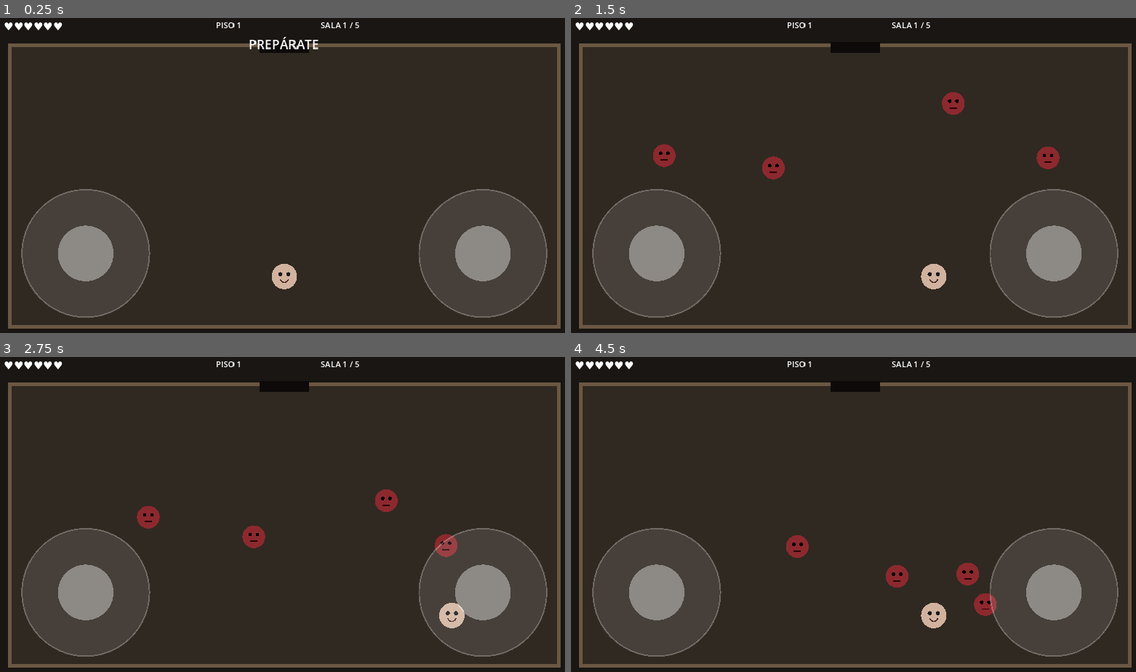
Above: before the commit, frames 1-4 (two rows, left to right).
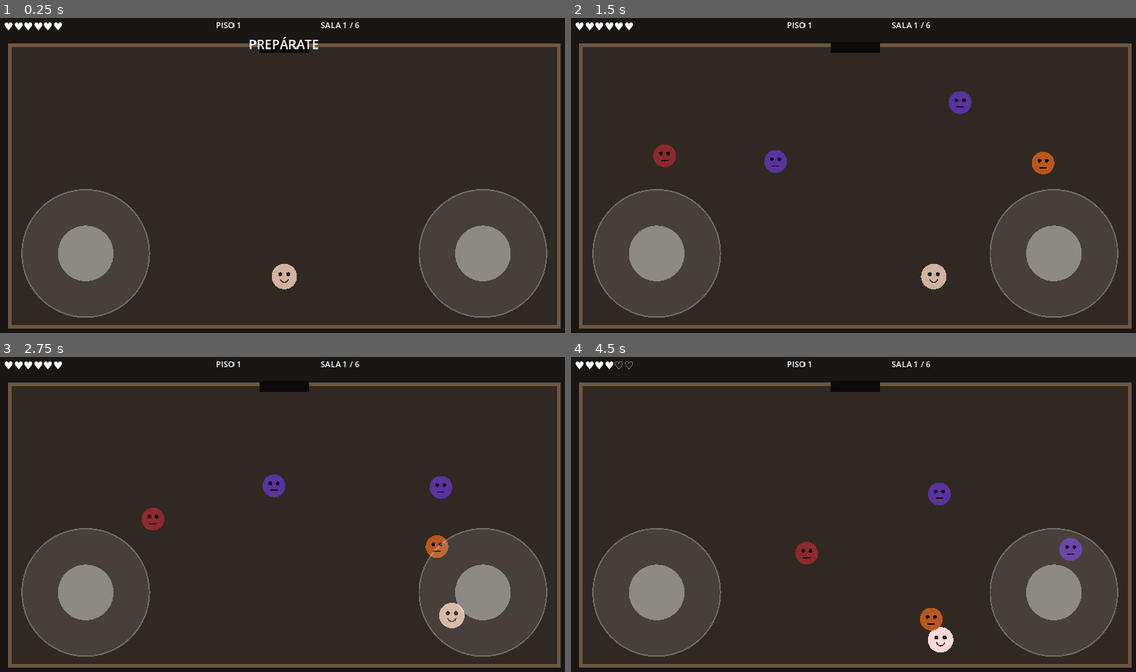
Above: after the commit, the same moments.

Repository: LoloscarPrr/Binding-of-Ismael
Game: Godot game, scene res://scenes/main.tscn
The game is run twice, just before and just after one commit, with the same random seed, the same clock (stepped at 60 frames per second) and the same inputs.
Inputs (mouse positions are in pixels of both pictures, inside the frame that each line leads up to):
- Up to frame 1 (0.25 s): no input
- Up to frame 2 (1.5 s): tap Enter at 0.5 s; move the mouse to (983, 159) at 0.52 s; hold D (move_right) 0.53-1.25 s; click (983, 159) at 0.67 s; drag from (740, 194) to (825, 241) at 1.27 s
- Up to frame 3 (2.75 s): move the mouse to (344, 442) at 2.02 s; hold D (move_right) from 2.03 s (still down)
- Up to frame 4 (4.5 s): release D (move_right) at 2.75 s; drag from (825, 580) to (678, 467) at 2.77 s; move the mouse to (1028, 564) at 3.52 s; hold A (move_left) 3.53-4.25 s; drag from (678, 467) to (768, 432) at 4.27 s

The runs differ from the first frame. In frame 1, less than 0.1% of the frame differs, in the area x 62-64%, y 1-4%; in frame 2, 1.0%; in frame 3, 1.4%; in frame 4, 2.1%, in the area x 7-91%, y 1-94%.

Commit message:
feat: add varied encounters rewards and floor bosses

Diff:
--- a/scripts/main.gd
+++ b/scripts/main.gd
@@ -1,9 +1,9 @@
 extends Node2D
 
-const TOTAL_ROOMS := 5
+const TOTAL_ROOMS := 6
 const TOTAL_FLOORS := 2
 const ROOM_ENTRY_DELAY := 0.65
-const FLOOR_TRANSITION_DELAY := 1.15
+const FLOOR_TRANSITION_DELAY := 1.35
 const ENEMY_ACTIVATION_DELAY := 0.70
 const MIN_ENEMY_SEPARATION_RATIO := 0.16
 
@@ -19,12 +19,14 @@
 var room_rect := Rect2()
 var _enemies_alive := 0
 var _game_over := false
+var _run_complete := false
 var _floor_index := 1
 var _room_index := 1
 var _room_cleared := false
 var _transition_locked := false
 var _spawn_generation := 0
 var _rooms_cleared_total := 0
+var _room_kind := "combate"
 
 func _ready() -> void:
 	get_viewport().size_changed.connect(_on_viewport_size_changed)
@@ -47,37 +49,90 @@
 	_room_cleared = false
 	_transition_locked = true
 	_enemies_alive = 0
+	_room_kind = _get_room_kind()
 	room_label.text = "SALA %d / %d" % [_room_index, TOTAL_ROOMS]
 	floor_label.text = "PISO %d" % _floor_index
-	status_label.text = "PREPÁRATE"
+	status_label.text = _room_title()
 	reward_label.text = ""
 	player.position = _room_entry_position(from_door)
 	player.velocity = Vector2.ZERO
 	player.move_input = Vector2.ZERO
 	player.aim_input = Vector2.ZERO
 	queue_redraw()
-	_spawn_room_after_entry(generation)
+	if _room_kind == "recompensa":
+		_open_reward_room(generation)
+	else:
+		_spawn_room_after_entry(generation)
+
+func _get_room_kind() -> String:
+	if _room_index == TOTAL_ROOMS:
+		return "jefe"
+	if _room_index == 4:
+		return "recompensa"
+	if _room_index == 2:
+		return "emboscada"
+	return "combate"
+
+func _room_title() -> String:
+	match _room_kind:
+		"jefe": return "GUARDIÁN DEL PISO"
+		"recompensa": return "CÁMARA DE OFRENDA"
+		"emboscada": return "EMBOSCADA"
+		_: return "PREPÁRATE"
+
+func _open_reward_room(generation: int) -> void:
+	await get_tree().create_timer(ROOM_ENTRY_DELAY).timeout
+	if generation != _spawn_generation or _game_over:
+		return
+	var reward_text := ""
+	if (_floor_index + _rooms_cleared_total) % 2 == 0:
+		player.move_speed += 18.0
+		reward_text = "OFRENDA RECOGIDA: + MOVIMIENTO"
+	else:
+		player.fire_rate = maxf(0.10, player.fire_rate - 0.018)
+		reward_text = "OFRENDA RECOGIDA: + CADENCIA"
+	reward_label.text = reward_text
+	status_label.text = "CÁMARA DESPEJADA"
+	_room_cleared = true
+	_transition_locked = false
+	queue_redraw()
 
 func _spawn_room_after_entry(generation: int) -> void:
 	await get_tree().create_timer(ROOM_ENTRY_DELAY).timeout
 	if generation != _spawn_generation or _game_over:
 		return
-	var count: int = mini(2 + _room_index + _floor_index, 8)
-	var positions: Array[Vector2] = _deterministic_spawn_positions(count)
-	_enemies_alive = positions.size()
-	for spawn_position: Vector2 in positions:
-		var enemy := IsmaelEnemy.new()
-		enemy.position = spawn_position
-		enemy.target = player
-		enemy.spawn_grace_time = ENEMY_ACTIVATION_DELAY
-		enemy.speed += float(_floor_index - 1) * 12.0
-		enemy.health += _floor_index - 1
-		enemy.set_movement_bounds(room_rect)
-		enemy.defeated.connect(_on_enemy_defeated)
-		add_child(enemy)
+	if _room_kind == "jefe":
+		_spawn_boss()
+	else:
+		var count: int = mini(2 + _room_index + _floor_index, 7)
+		if _room_kind == "emboscada":
+			count = mini(count + 1, 8)
+		var positions: Array[Vector2] = _deterministic_spawn_positions(count)
+		_enemies_alive = positions.size()
+		for i in positions.size():
+			var enemy := IsmaelEnemy.new()
+			var kind_index: int = (i + _room_index + _floor_index) % 3
+			enemy.configure(kind_index as IsmaelEnemy.EnemyKind, _floor_index)
+			enemy.position = positions[i]
+			enemy.target = player
+			enemy.spawn_grace_time = ENEMY_ACTIVATION_DELAY
+			enemy.set_movement_bounds(room_rect)
+			enemy.defeated.connect(_on_enemy_defeated)
+			add_child(enemy)
 	_transition_locked = false
-	status_label.text = ""
+	status_label.text = "" if _room_kind != "jefe" else "GUARDIÁN"
 	queue_redraw()
+
+func _spawn_boss() -> void:
+	var boss := IsmaelEnemy.new()
+	boss.configure(IsmaelEnemy.EnemyKind.BOSS, _floor_index)
+	boss.position = Vector2(room_rect.get_center().x, room_rect.position.y + room_rect.size.y * 0.24)
+	boss.target = player
+	boss.spawn_grace_time = 1.0
+	boss.set_movement_bounds(room_rect)
+	boss.defeated.connect(_on_enemy_defeated)
+	add_child(boss)
+	_enemies_alive = 1
 
 func _room_entry_position(from_door: bool) -> Vector2:
 	var center_x: float = room_rect.get_center().x
@@ -135,14 +190,13 @@
 	reward_label.horizontal_alignment = HORIZONTAL_ALIGNMENT_CENTER
 	layer.add_child(reward_label)
 	restart_button = Button.new()
-	restart_button.text = "REINICIAR"
+	restart_button.text = "NUEVO RECORRIDO"
 	restart_button.visible = false
 	restart_button.pressed.connect(_restart_game)
 	layer.add_child(restart_button)
 
 func _layout_touch_ui() -> void:
-	if not is_instance_valid(left_stick):
-		return
+	if not is_instance_valid(left_stick): return
 	var screen_size: Vector2 = get_viewport_rect().size
 	var short_side: float = minf(screen_size.x, screen_size.y)
 	var ui_scale: float = clampf(short_side / 720.0, 0.78, 1.35)
@@ -178,69 +232,59 @@
 	status_label.size = Vector2(status_width, 48.0 * ui_scale)
 	reward_label.position = Vector2(screen_size.x * 0.5 - status_width * 0.5, screen_size.y * 0.68)
 	reward_label.size = Vector2(status_width, 42.0 * ui_scale)
-	restart_button.size = Vector2(230.0, 76.0) * ui_scale
-	restart_button.position = screen_size * 0.5 - restart_button.size * 0.5
+	restart_button.size = Vector2(280.0, 76.0) * ui_scale
+	restart_button.position = screen_size * 0.5 - restart_button.size * 0.5 + Vector2(0.0, 72.0 * ui_scale)
 
 func _input(event: InputEvent) -> void:
-	if _game_over:
-		return
+	if _game_over or _run_complete: return
 	if left_stick and left_stick.handle_touch(event):
-		get_viewport().set_input_as_handled()
-		return
-	if right_stick and right_stick.handle_touch(event):
-		get_viewport().set_input_as_handled()
+		get_viewport().set_input_as_handled(); return
+	if right_stick and right_stick.handle_touch(event): get_viewport().set_input_as_handled()
 
 func _physics_process(_delta: float) -> void:
-	if _game_over or not is_instance_valid(player):
-		return
+	if _game_over or _run_complete or not is_instance_valid(player): return
 	if _transition_locked:
-		player.move_input = Vector2.ZERO
-		player.aim_input = Vector2.ZERO
-		return
+		player.move_input = Vector2.ZERO; player.aim_input = Vector2.ZERO; return
 	var keyboard_move := Input.get_vector("move_left", "move_right", "move_up", "move_down")
 	var keyboard_aim := Input.get_vector("shoot_left", "shoot_right", "shoot_up", "shoot_down")
 	player.move_input = left_stick.value if left_stick.value.length() > 0.0 else keyboard_move
 	player.aim_input = right_stick.value if right_stick.value.length() > 0.0 else keyboard_aim
 	if _room_cleared:
 		var center := room_rect.get_center()
-		if player.position.y < room_rect.position.y + 72.0 and absf(player.position.x - center.x) < 90.0:
-			_advance_room()
+		if player.position.y < room_rect.position.y + 72.0 and absf(player.position.x - center.x) < 90.0: _advance_room()
 
 func _advance_room() -> void:
-	if _transition_locked:
-		return
+	if _transition_locked: return
 	_transition_locked = true
 	if _room_index >= TOTAL_ROOMS:
-		_finish_floor()
-		return
+		_finish_floor(); return
 	_room_index += 1
 	_begin_room(true)
 
 func _finish_floor() -> void:
 	_spawn_generation += 1
 	if _floor_index >= TOTAL_FLOORS:
+		_run_complete = true
 		status_label.text = "RECORRIDO COMPLETADO"
-		reward_label.text = "ISMAEL SOBREVIVIÓ"
+		reward_label.text = "ISMAEL SOBREVIVIÓ A LOS GUARDIANES"
+		restart_button.visible = true
+		left_stick.reset(); right_stick.reset()
 		return
-	status_label.text = "PISO %d COMPLETADO" % _floor_index
+	status_label.text = "GUARDIÁN DERROTADO — PISO %d" % _floor_index
 	reward_label.text = _grant_floor_reward()
 	_floor_transition()
 
 func _floor_transition() -> void:
 	await get_tree().create_timer(FLOOR_TRANSITION_DELAY).timeout
-	if _game_over:
-		return
+	if _game_over: return
 	_floor_index += 1
 	_room_index = 1
 	_begin_room(false)
 
 func _grant_floor_reward() -> String:
-	if _floor_index % 2 == 1:
-		player.max_health += 1
-		player.heal(2)
-		return "RECOMPENSA: +1 VIDA MÁXIMA"
-	player.move_speed += 24.0
-	return "RECOMPENSA: + VELOCIDAD"
+	player.max_health += 1
+	player.heal(2)
+	return "RELIQUIA: +1 VIDA MÁXIMA"
 
 func _on_viewport_size_changed() -> void:
 	_update_room_rect()
@@ -248,57 +292,53 @@
 		player.set_movement_bounds(room_rect)
 		player.position.x = clampf(player.position.x, room_rect.position.x, room_rect.end.x)
 		player.position.y = clampf(player.position.y, room_rect.position.y, room_rect.end.y)
-	for enemy in get_tree().get_nodes_in_group("enemies"):
-		enemy.set_movement_bounds(room_rect)
-	_layout_touch_ui()
-	queue_redraw()
+	for enemy in get_tree().get_nodes_in_group("enemies"): enemy.set_movement_bounds(room_rect)
+	_layout_touch_ui(); queue_redraw()
 
 func _update_room_rect() -> void:
 	var screen_size: Vector2 = get_viewport_rect().size
 	var side_margin: float = clampf(screen_size.x * 0.028, 24.0, 52.0)
 	var top_margin: float = clampf(screen_size.y * 0.10, 60.0, 96.0)
 	var bottom_margin: float = clampf(screen_size.y * 0.04, 18.0, 42.0)
-	var room_width: float = maxf(1.0, screen_size.x - side_margin * 2.0)
-	var room_height: float = maxf(1.0, screen_size.y - top_margin - bottom_margin)
-	room_rect = Rect2(Vector2(side_margin, top_margin), Vector2(room_width, room_height))
+	room_rect = Rect2(Vector2(side_margin, top_margin), Vector2(maxf(1.0, screen_size.x - side_margin * 2.0), maxf(1.0, screen_size.y - top_margin - bottom_margin)))
 
 func _on_player_health_changed(current: int, maximum: int) -> void:
 	if is_instance_valid(health_label):
 		var hearts := ""
-		for i in maximum:
-			hearts += "♥" if i < current else "♡"
+		for i in maximum: hearts += "♥" if i < current else "♡"
 		health_label.text = hearts
 
 func _on_player_died() -> void:
-	_game_over = true
-	_spawn_generation += 1
-	left_stick.reset()
-	right_stick.reset()
-	status_label.text = "DERROTA"
-	reward_label.text = ""
-	restart_button.visible = true
+	_game_over = true; _spawn_generation += 1
+	left_stick.reset(); right_stick.reset()
+	status_label.text = "DERROTA"; reward_label.text = ""; restart_button.visible = true
 	for enemy in get_tree().get_nodes_in_group("enemies"):
-		enemy.velocity = Vector2.ZERO
-		enemy.set_physics_process(false)
+		enemy.velocity = Vector2.ZERO; enemy.set_physics_process(false)
 
 func _on_enemy_defeated(_enemy) -> void:
 	_enemies_alive = maxi(0, _enemies_alive - 1)
 	if _enemies_alive == 0 and not _game_over:
-		_room_cleared = true
-		_rooms_cleared_total += 1
-		status_label.text = "SALA LIMPIA — ENTRA POR LA PUERTA"
+		_room_cleared = true; _rooms_cleared_total += 1
+		status_label.text = "GUARDIÁN DERROTADO — ENTRA POR LA PUERTA" if _room_kind == "jefe" else "SALA LIMPIA — ENTRA POR LA PUERTA"
 		queue_redraw()
 
-func _restart_game() -> void:
-	get_tree().reload_current_scene()
+func _restart_game() -> void: get_tree().reload_current_scene()
 
 func _draw() -> void:
 	var screen_size: Vector2 = get_viewport_rect().size
 	var floor_tint: Color = Color(0.19, 0.16, 0.13) if _floor_index == 1 else Color(0.14, 0.17, 0.19)
+	if _room_kind == "recompensa": floor_tint = Color(0.18, 0.16, 0.10)
+	elif _room_kind == "jefe": floor_tint = Color(0.20, 0.10, 0.11)
 	draw_rect(Rect2(Vector2.ZERO, screen_size), Color(0.10, 0.085, 0.075))
 	draw_rect(room_rect, floor_tint)
 	draw_rect(room_rect, Color(0.42, 0.34, 0.26), false, 8.0)
 	var center: Vector2 = room_rect.get_center()
+	if _room_kind == "emboscada":
+		draw_circle(center, minf(room_rect.size.x, room_rect.size.y) * 0.13, Color(0.30, 0.16, 0.12), false, 7.0)
+	elif _room_kind == "recompensa":
+		draw_circle(center, 46.0, Color(0.72, 0.58, 0.20), false, 8.0)
+	elif _room_kind == "jefe":
+		draw_arc(center, minf(room_rect.size.x, room_rect.size.y) * 0.23, 0.0, TAU, 48, Color(0.38, 0.10, 0.10), 8.0)
 	var door_color := Color(0.10, 0.55, 0.28) if _room_cleared else Color(0.05, 0.04, 0.035)
 	var door_width: float = clampf(room_rect.size.x * 0.09, 90.0, 130.0)
 	draw_rect(Rect2(center.x - door_width * 0.5, room_rect.position.y - 8.0, door_width, 24.0), door_color)
